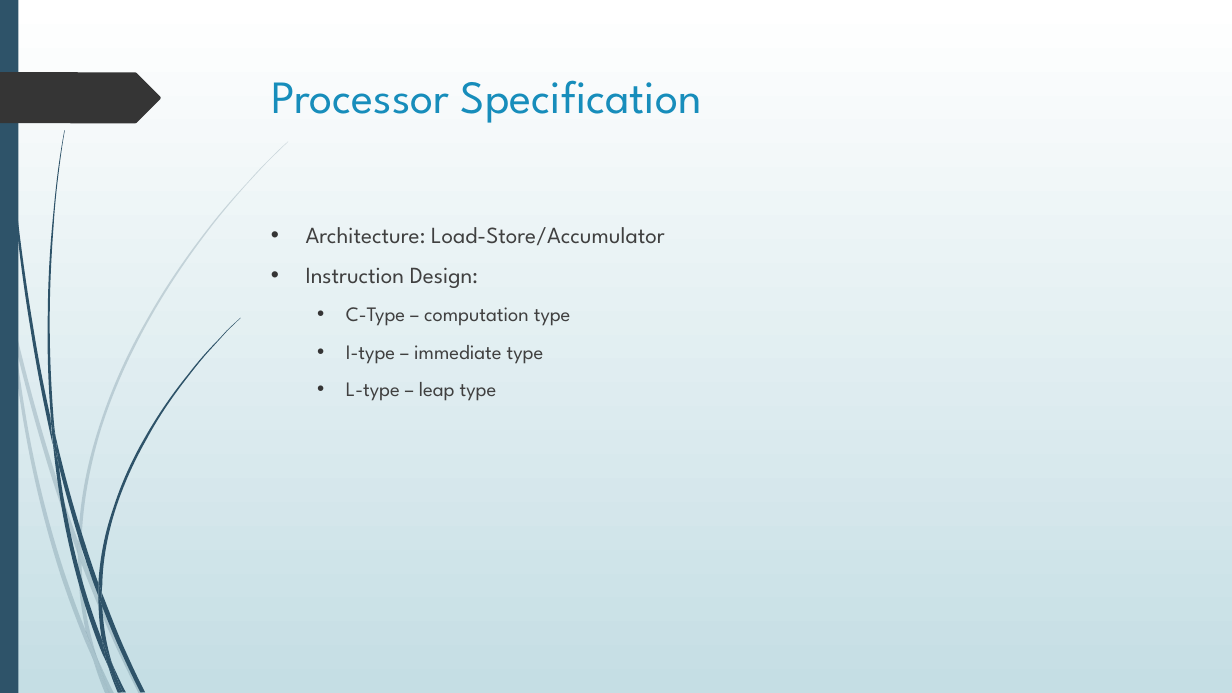
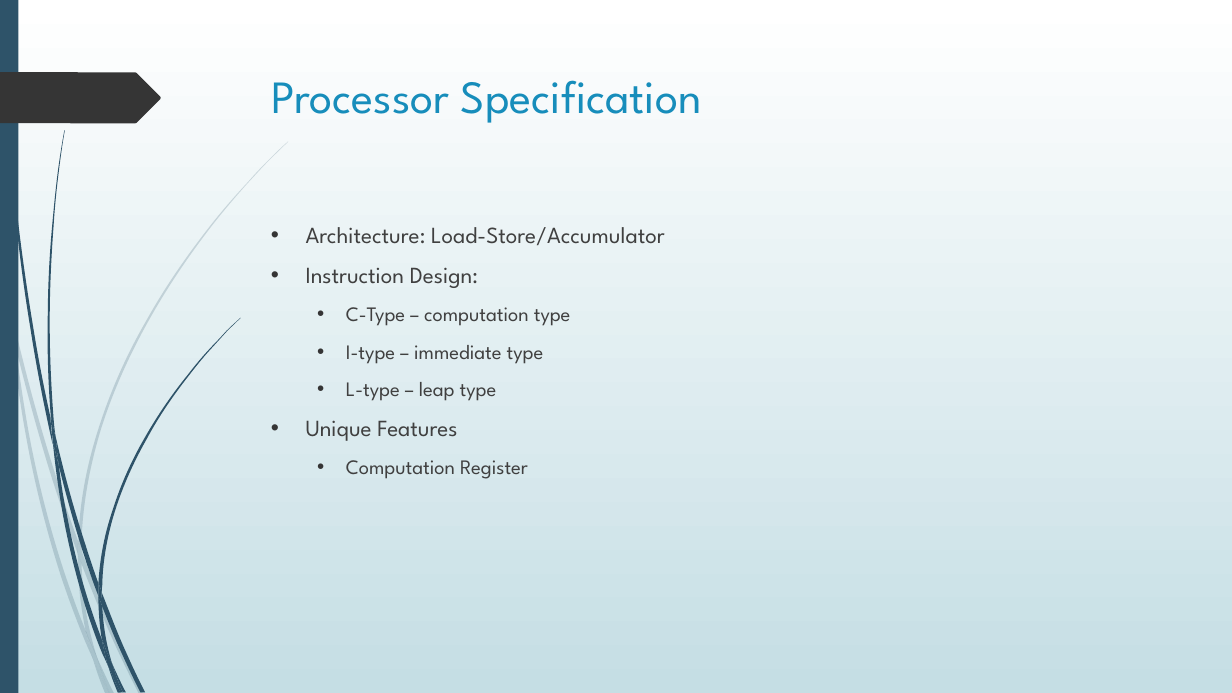
Before and after one commit to merreltc/16-Bit-Processor, a slide deck: slide 2 of FinalReport/FinalPresentation-Working.pptx. Drawn at 1232x693 pixels with LibreOffice and Linux fonts; fonts in the diff are those of the drawing. Boxes give left, top, right and bottom in pixels: in the first picture for what was removed or moved away, otherwise in the second. Text is boxed around its words. In the diff, an @@ line names an element or a change of style, - is before the commit and + after.

```diff
--- a/FinalReport/FinalPresentation-Working.pptx
+++ b/FinalReport/FinalPresentation-Working.pptx
@@ text at [306,420,528,479]: paragraphs added @@
+• Unique Features
+  • Computation Register
```
Also in this commit, not shown: 4 slides added, 3 other files.
